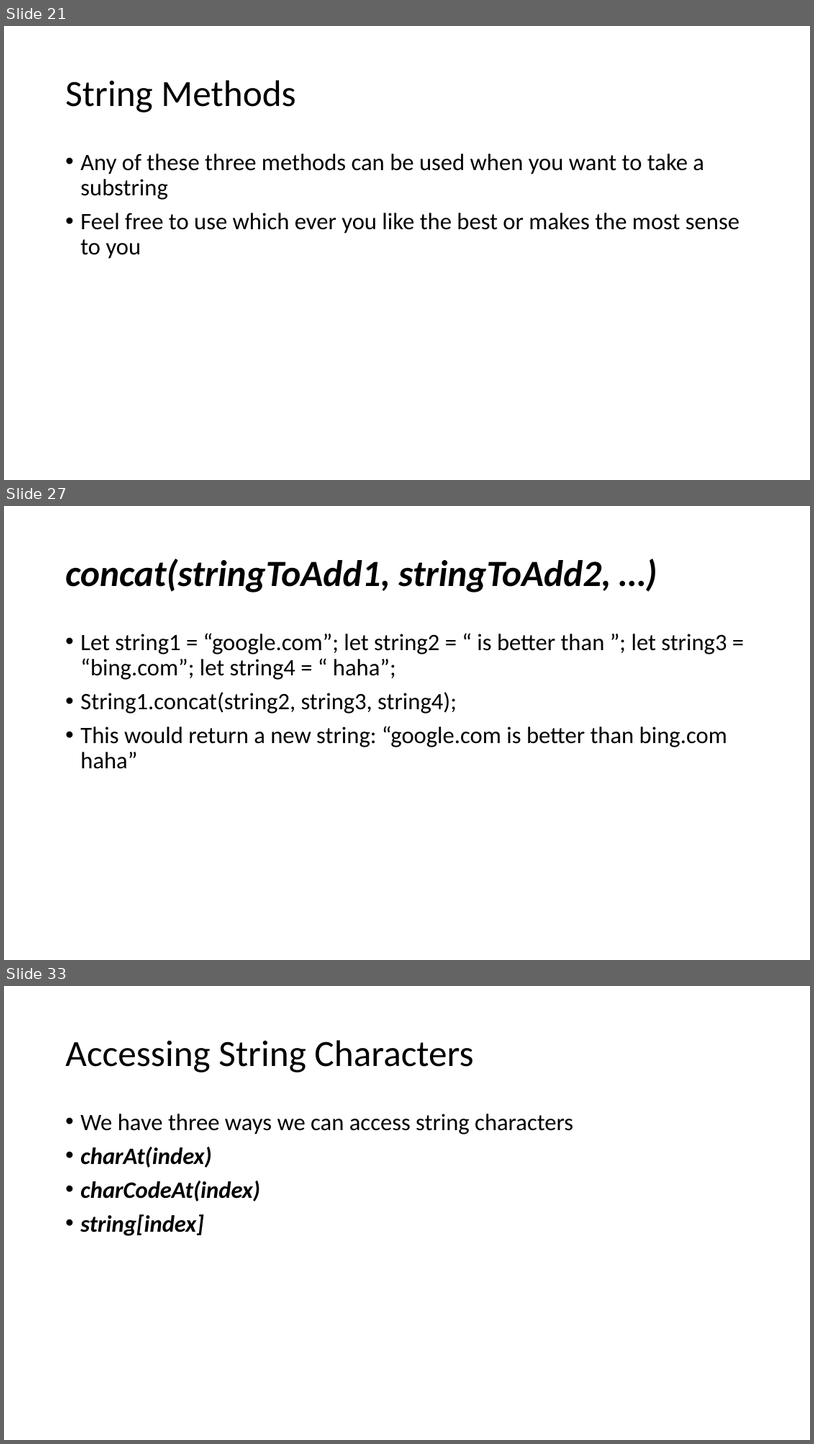
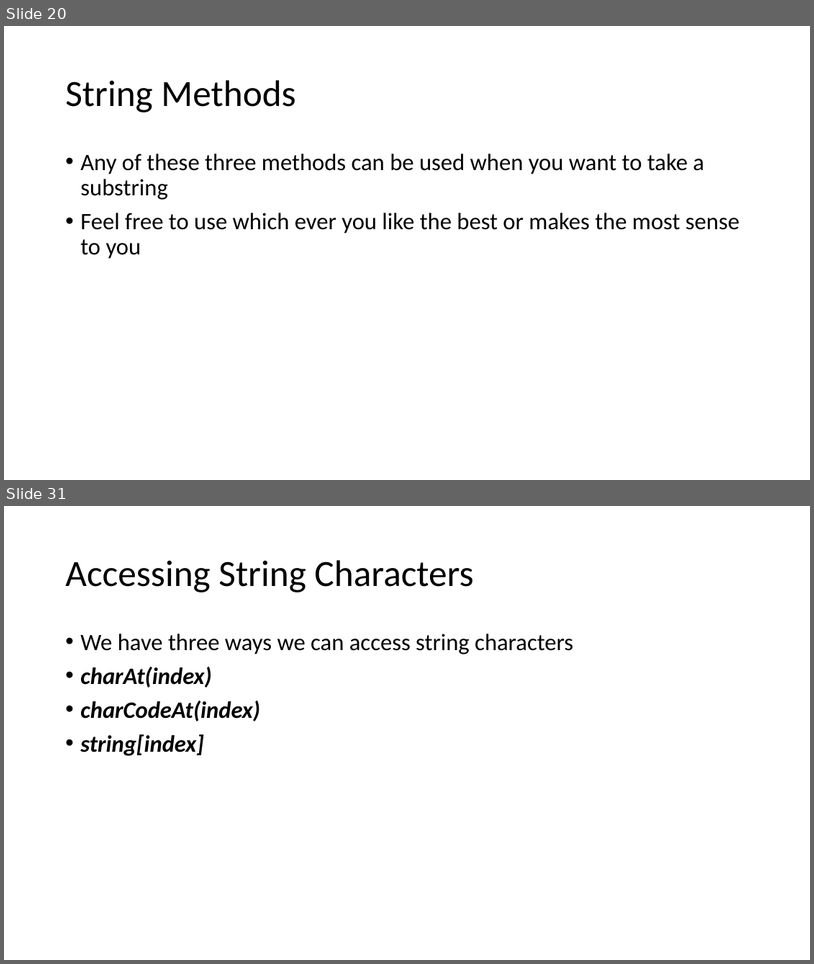
Before and after one commit to YWCANWIL-TechLab/Module4-DataTypes-Day1, a slide deck: slides/Strings.pptx. Shown one above the other, each under a label of ours: slides 21, 27 and 33 before the commit, slides 20 and 31 after it; the slides between them are not shown. The pictures are 814x1444 and 814x964 pixels, drawn with LibreOffice and Linux fonts; fonts in the diff are those of the drawing. Boxes give left, top, right and bottom in pixels: in the first picture for what was removed or moved away, otherwise in the second. Text is boxed around its words. In the diff, an @@ line names an element or a change of style, - is before the commit and + after.

```diff
--- a/slides/Strings.pptx
+++ b/slides/Strings.pptx
@@ slide 27 removed at [4, 506, 810, 960], background #FFFFFF @@
@@ title removed at [65, 559, 611, 592] @@
-concat(stringToAdd1, stringToAdd2, …)
@@ text removed at [80, 633, 728, 769] @@
-• Let string1 = “google.com”; let string2 = “ is better than ”; let string3 = “bing.com”; let string4 = “ haha”;
-• String1.concat(string2, string3, string4);
-• This would return a new string: “google.com is better than bing.com haha”
@@ what was slide 21 is now slide 20 @@
@@ what was slide 33 is now slide 31 @@
```
Also in this commit, not shown: 17 slides changed, 1 slide added, 2 other slides removed.
